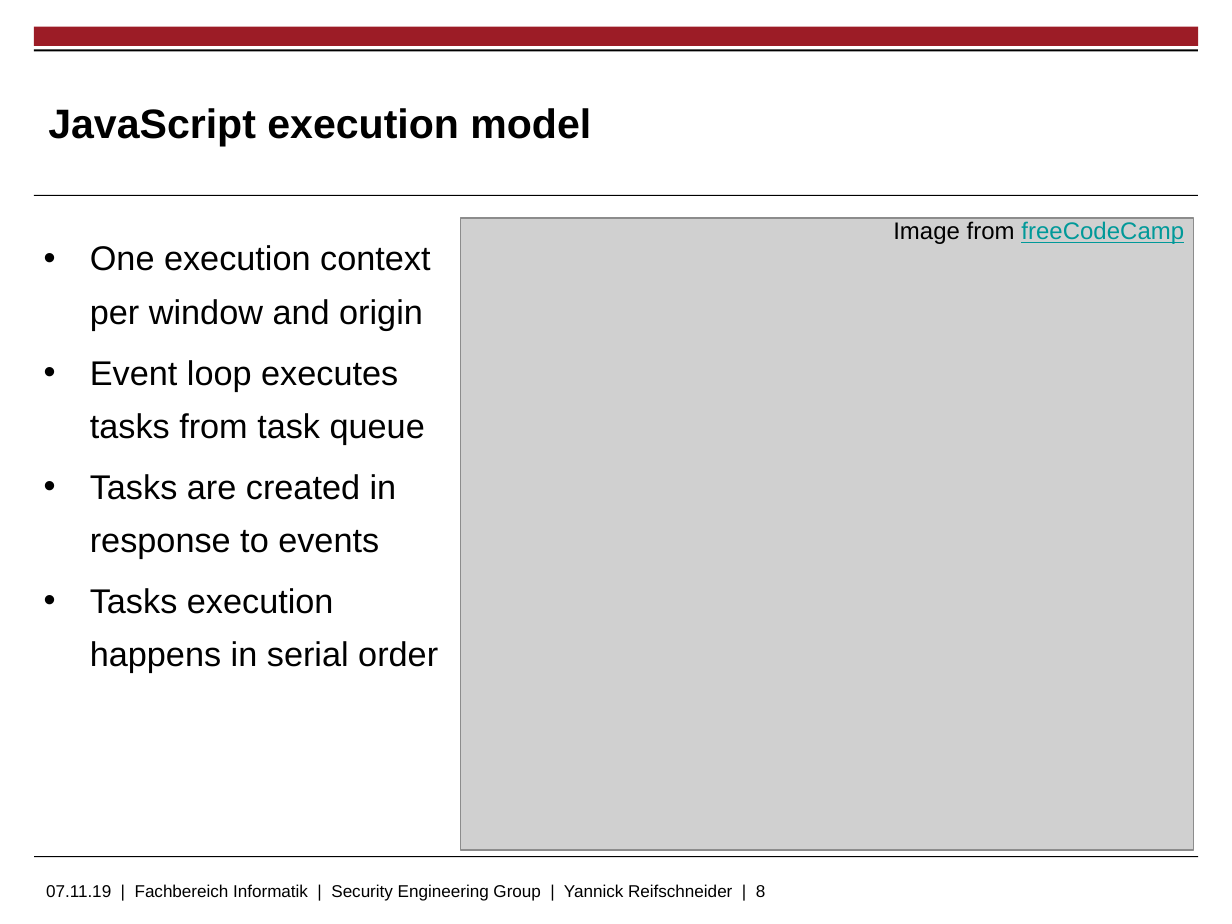
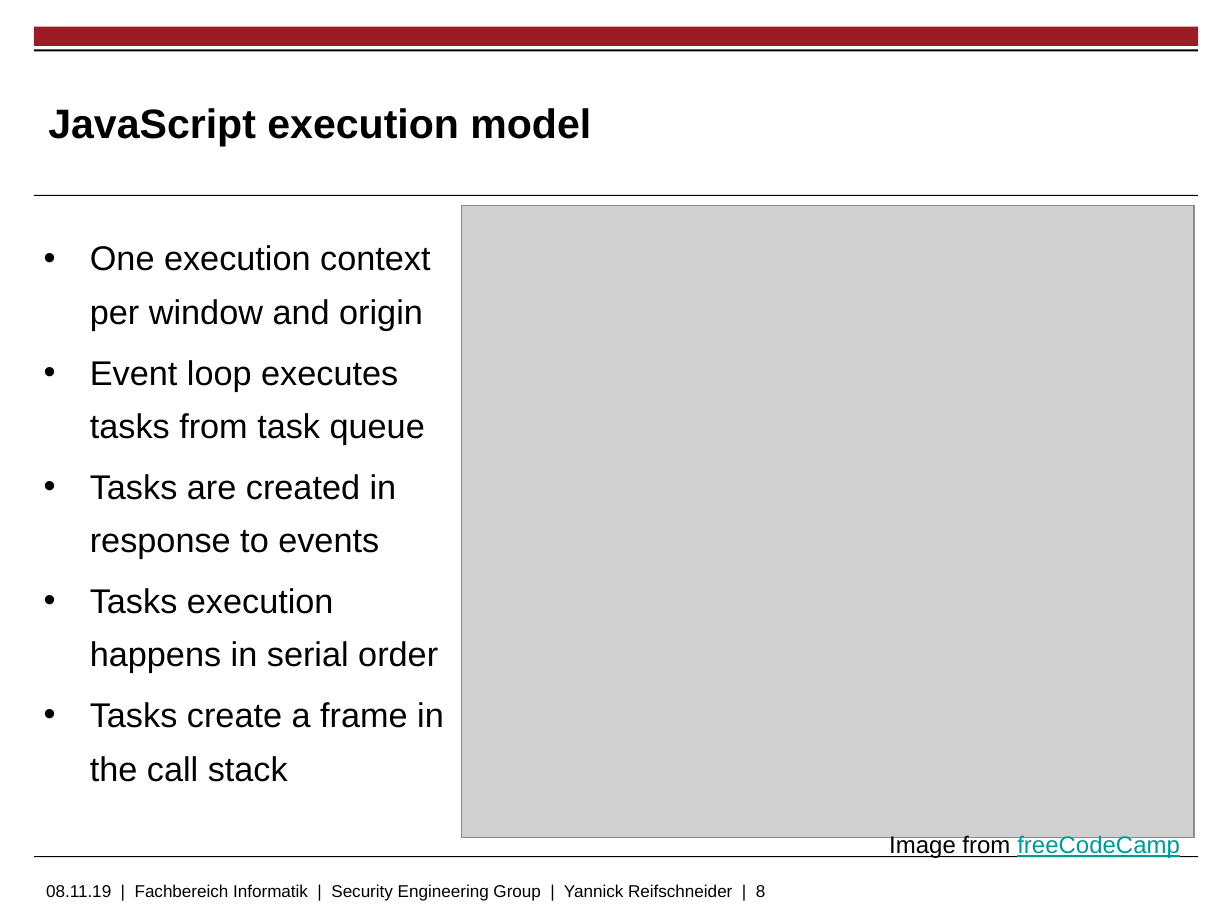
Before and after one commit to skidr0w/background-execution, a slide deck: slide 8 of thesis/slides.pptx. Drawn at 1232x924 pixels with LibreOffice and Linux fonts; fonts in the diff are those of the drawing; grey boxes stand for pictures; background and template pictures are left out. Boxes give left, top, right and bottom in pixels: in the first picture for what was removed or moved away, otherwise in the second. Text is boxed around its words. In the diff, an @@ line names an element or a change of style, - is before the commit and + after.

```diff
--- a/thesis/slides.pptx
+++ b/thesis/slides.pptx
@@ picture moved from (x1=461, y1=218, x2=1194, y2=850) to (x1=461, y1=206, x2=1194, y2=838) @@
@@ text at (x1=90, y1=702, x2=444, y2=782): paragraph added @@
+• Tasks create a frame in the call stack
@@ text "Image from freeCodeCamp" moved from (x1=893, y1=221, x2=1184, y2=244) to (x1=889, y1=835, x2=1180, y2=859) @@
@@ text at (x1=46, y1=884, x2=766, y2=901): text changed @@
-07.11.19 | Fachbereich Informatik | Security Engineering Group | Yannick Reifschneider | 8
+08.11.19 | Fachbereich Informatik | Security Engineering Group | Yannick Reifschneider | 8
```
Also in this commit, not shown: 17 other slides changed, 2 slides added, 3 slides removed.
